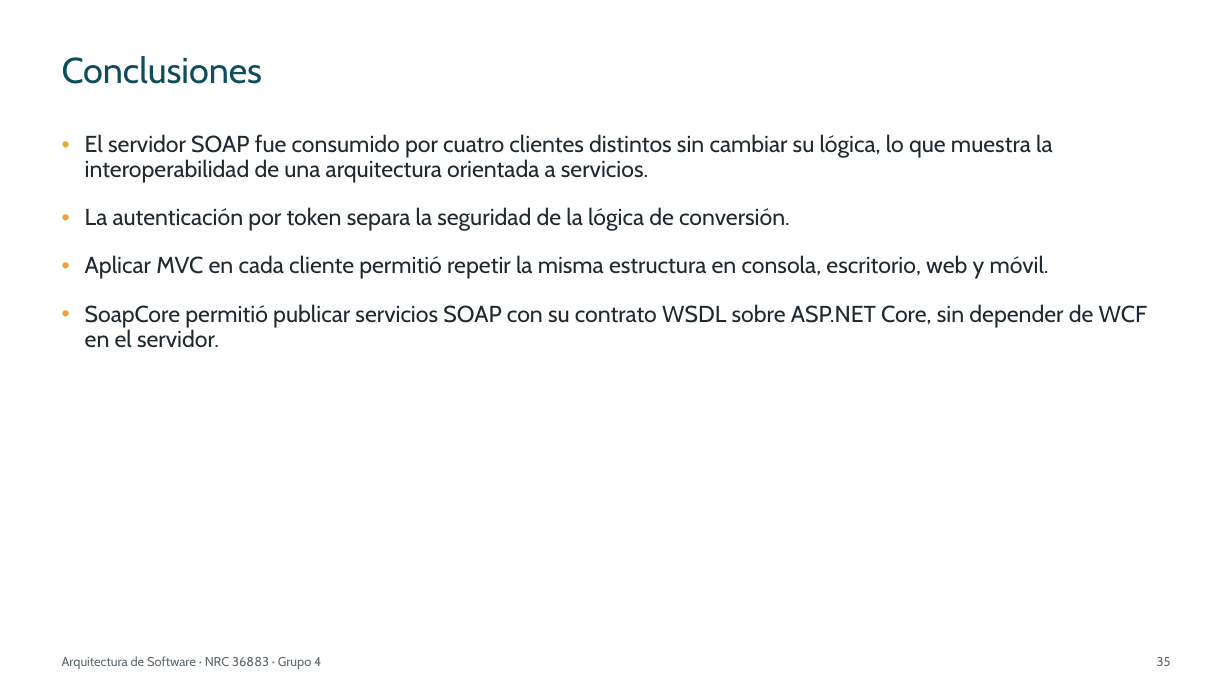
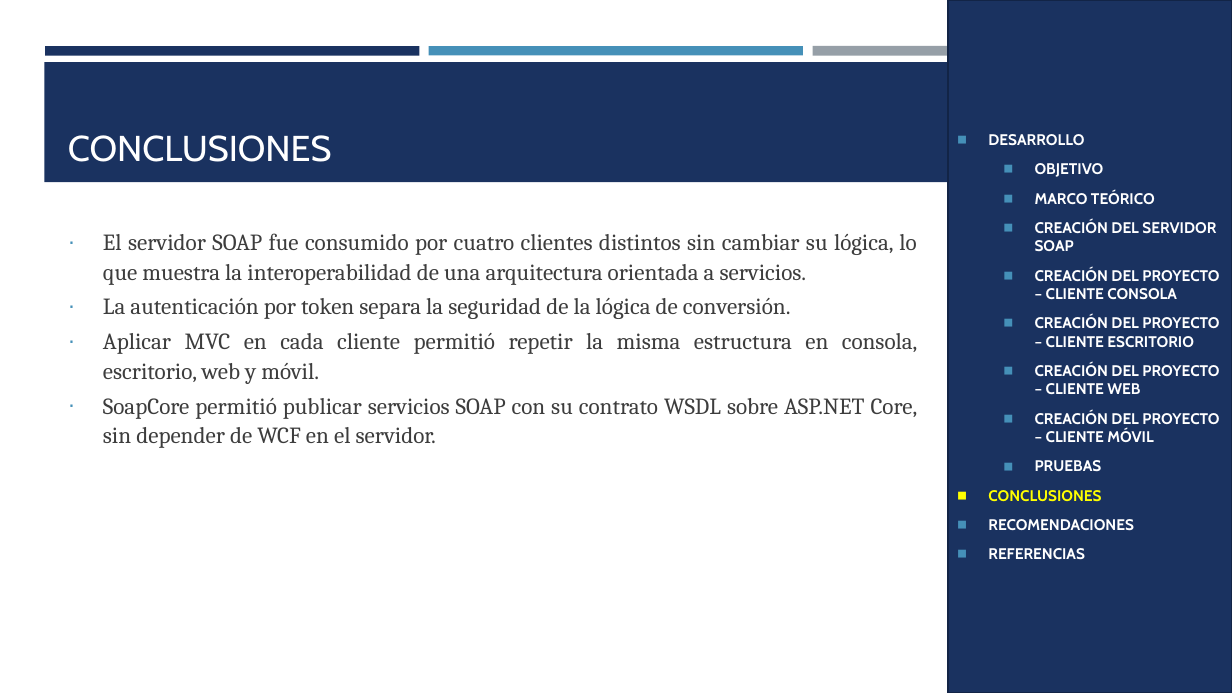
Before and after one commit to IMarcusDev/TI.1.2.-PAO202651_SOAP_DOTNET_SINBDD_NRC_36883_GR04, a slide deck: slide 28 of 05. DOCUMENTACION/PRESENTACION TI.1.2. SOAP sin BDD en DOTNET GR4.pptx (slide 35 before the commit). Drawn at 1232x693 pixels with LibreOffice and Linux fonts; fonts in the diff are those of the drawing. Boxes give left, top, right and bottom in pixels: in the first picture for what was removed or moved away, otherwise in the second. Text is boxed around its words. In the diff, an @@ line names an element or a change of style, - is before the commit and + after.

```diff
--- a/05. DOCUMENTACION/PRESENTACION TI.1.2. SOAP sin BDD en DOTNET GR4.pptx
+++ b/05. DOCUMENTACION/PRESENTACION TI.1.2. SOAP sin BDD en DOTNET GR4.pptx
@@ rectangle added at <box>948,0,1232,693</box>, fill #1A3260, outline #122446 1.75 pt, 12 pt, text #FFFFFF, bold @@
+◼ DESARROLLO
+  ◼ OBJETIVO
+  ◼ MARCO TEÓRICO
+  ◼ CREACIÓN DEL SERVIDOR SOAP
+  ◼ CREACIÓN DEL PROYECTO – CLIENTE CONSOLA
+  ◼ CREACIÓN DEL PROYECTO – CLIENTE ESCRITORIO
+  ◼ CREACIÓN DEL PROYECTO – CLIENTE WEB
+  ◼ CREACIÓN DEL PROYECTO – CLIENTE MÓVIL
+  ◼ PRUEBAS
+◼ CONCLUSIONES
+◼ RECOMENDACIONES
+◼ REFERENCIAS
@@ rectangle added at <box>45,46,420,55</box>, fill #1A3260 @@
@@ rectangle added at <box>429,46,803,55</box>, fill #4590B8 @@
@@ rectangle added at <box>812,46,1187,56</box>, fill #969FA7 @@
@@ rectangle added at <box>44,62,1188,182</box>, fill #1A3260 @@
@@ title "CONCLUSIONES" at <box>68,135,332,162</box>: vertical alignment middle to bottom @@
@@ title at <box>68,135,332,162</box>: text changed; text colour #0E4D5C to #FFFFFF @@
-Conclusiones
+CONCLUSIONES
@@ text "El servidor SOAP fue consumido ...": place and size @@
-text "El servidor SOAP fue consumido ..." at <box>85,134,1148,348</box>
+text "El servidor SOAP fue consumido ..." at <box>103,233,918,448</box>
@@ text "El servidor SOAP fue consumido ..." at <box>103,233,918,448</box>: font Cabin to Cambria, text colour #1F2A30 to #3D3D3D; alignment left to justified; bullet • to ∙; line spacing 0.9 to 1.07; less space between paragraphs; bullet colour #E8A33D to #4590B8 @@
@@ text removed at <box>62,656,321,669</box> @@
-Arquitectura de Software · NRC 36883 · Grupo 4
@@ page number removed at <box>1157,657,1171,666</box> @@
-35
```
Also in this commit, not shown: 22 other slides changed, 7 slides added, 15 slides removed.
